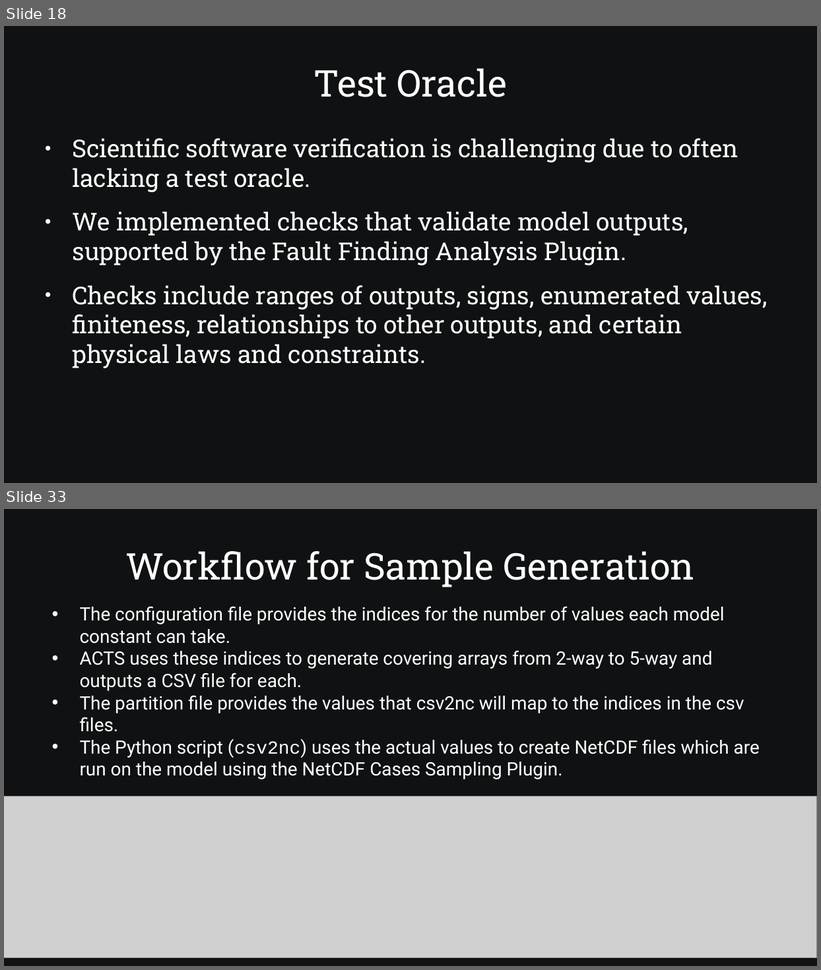
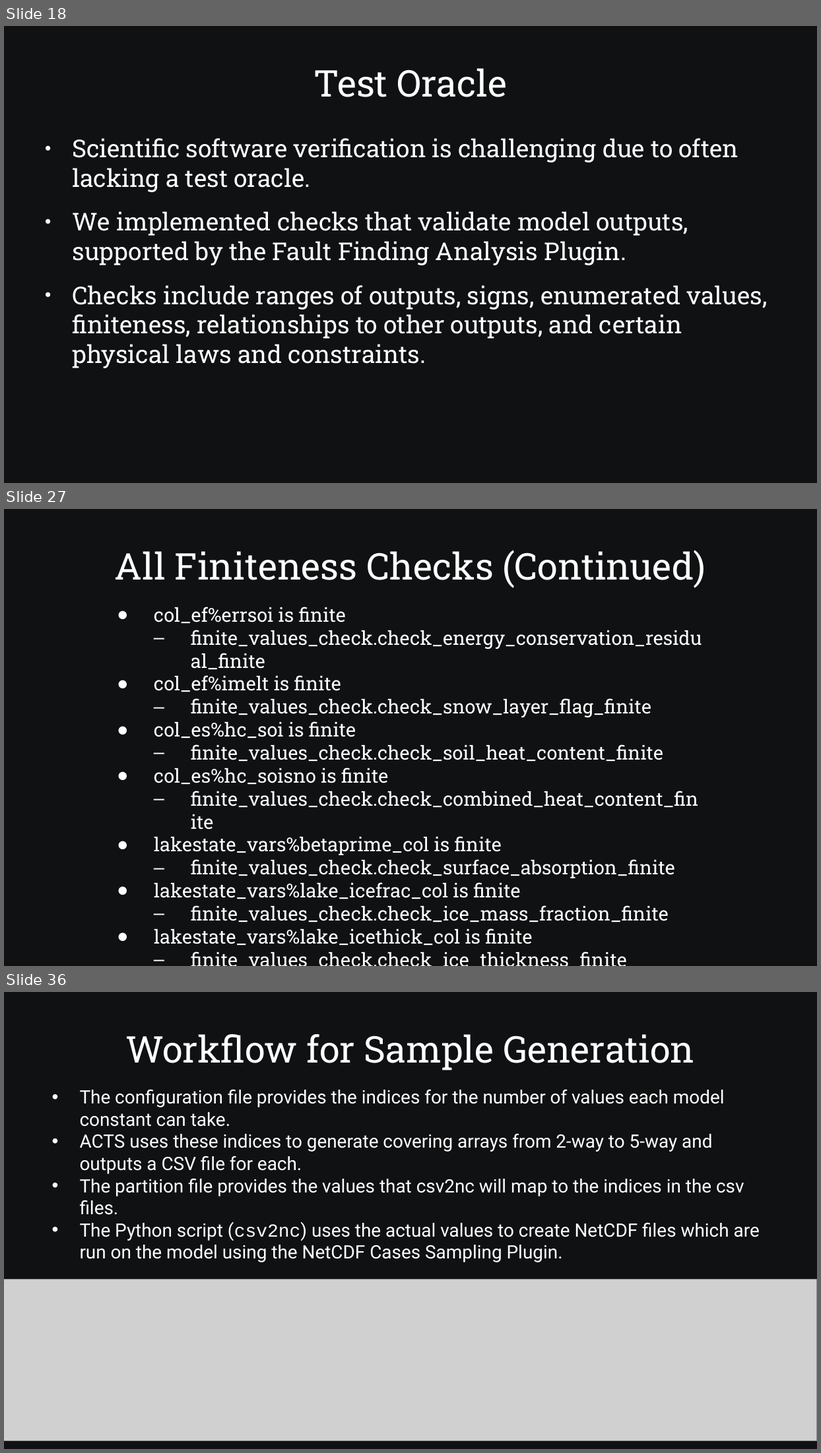
Before and after one commit to SamAllen06/lake_temp_work, a slide deck: documentation/for_collaborators/AnalysisOverview.pptx. Shown one above the other, each under a label of ours: slides 18 and 33 before the commit, slides 18, 27 and 36 after it; the slides between them are not shown. The pictures are 821x970 and 821x1453 pixels, drawn with LibreOffice and Linux fonts; fonts in the diff are those of the drawing; grey boxes stand for pictures. Boxes give left, top, right and bottom in pixels: in the first picture for what was removed or moved away, otherwise in the second. Text is boxed around its words. In the diff, an @@ line names an element or a change of style, - is before the commit and + after.

Commit message:
Update types of checks slides

```diff
--- a/documentation/for_collaborators/AnalysisOverview.pptx
+++ b/documentation/for_collaborators/AnalysisOverview.pptx
@@ slide 27 added at box(4, 509, 817, 966), background #0F1112 @@
@@ text added at box(115, 550, 706, 588), 36 pt, text #FFFFFF @@
+All Finiteness Checks (Continued)
@@ text added at box(154, 607, 702, 946), 18.7 pt, text #FFFFFF @@
+● col_ef%errsoi is finite
+  – finite_values_check.check_energy_conservation_residual_finite
+● col_ef%imelt is finite
+  – finite_values_check.check_snow_layer_flag_finite
+● col_es%hc_soi is finite
+  – finite_values_check.check_soil_heat_content_finite
+● col_es%hc_soisno is finite
+  – finite_values_check.check_combined_heat_content_finite
+● lakestate_vars%betaprime_col is finite
+  – finite_values_check.check_surface_absorption_finite
+● lakestate_vars%lake_icefrac_col is finite
+  – finite_values_check.check_ice_mass_fraction_finite
+● lakestate_vars%lake_icethick_col is finite
+  – finite_values_check.check_ice_thickness_finite
@@ what was slide 33 is now slide 36 @@
```
Also in this commit, not shown: 13 slides changed, 3 other slides added, 1 slide removed, 1 other file.
